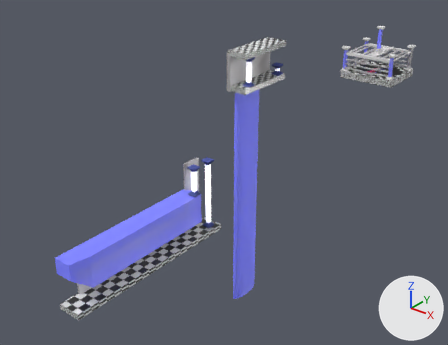
Before and after pictures for a commit that changed the Blender file original_assets/Art/3dModels/SlimeBossRing-StageInitial.blend.
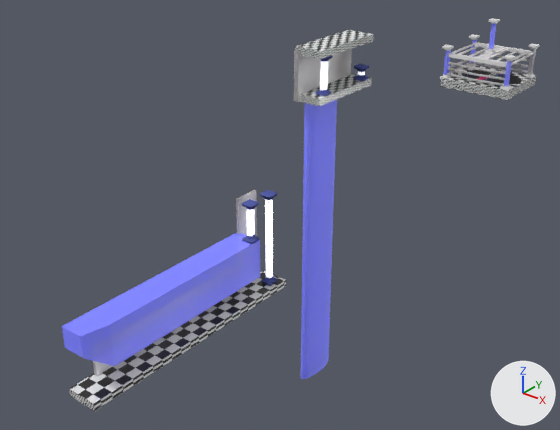
Old and new are each drawn whole from a 50 mm lens placed at (91.8, -165.3, 62.8), pointed at (-10.4, -37.6, -16.3) and again close up from a 50 mm lens placed at (84.3, -159.1, 57.3), pointed at (20.0, -78.7, 7.4). The lights are fixed; the arrows at lower right show +X, +Y and +Z. The older version's two pictures come first.

The scene before the commit, as lines of its bpy script (objects in view):
```python
me_cube_049 = bpy.data.meshes.new('Cube.049')
me_cube_049.from_pydata(...)  # a box spanning x -1.0..1.0, y -1.0..1.0, z -1.0..1.0
me_cube_049.materials.append(mat_pisorugoso_001)
me_cube_059 = bpy.data.meshes.new('Cube.059')
me_cube_059.from_pydata(...)  # 58 vertices, 52 faces; spans x -1.02..1.01, y -1.16..1.13, z -1.0..0.73
me_cube_059.materials.append(mat_pilar_002)
me_cube_064 = bpy.data.meshes.new('Cube.064')
me_cube_064.from_pydata(...)  # a box spanning x -1.0..1.0, y -1.0..1.0, z -1.0..1.0
me_cube_064.polygons.foreach_set('use_smooth', [True] * 6)
me_cube_064.materials.append(mat_pilarborder)
ob_cube_037 = bpy.data.objects.new('Cube.037', me_cube_049)
ob_cube_037.location = (-0.2, -36.4, 21.9)
ob_cube_037.scale = (2.97, 8.9, 0.725)
ob_cube_054 = bpy.data.objects.new('Cube.054', me_cube_064)
ob_cube_054.parent = ob_pilar_004
ob_cube_054.matrix_parent_inverse = Matrix(((1.964, 0.25, 0.0, -14.34), (-0.293, 2.295, 0.0, 19.46), (0.0, 0.0, 0.246, -0.819), (0.0, 0.0, 0.0, 1.0)))
ob_cube_054.location = (8.347, -2.183, -11.8)
ob_cube_054.scale = (0.85, 0.85, 0.25)
ob_pilar_004 = bpy.data.objects.new('pilar.004', me_cube_059)
ob_pilar_004.location = (0.8, -63.2, -5.0)
ob_pilar_004.rotation_euler = (0.0, 0.0, 0.127)  # degrees (0, 0, 7.3)
ob_pilar_004.scale = (0.505, 0.432, 4.06)
# also in view: 'Cube' at (0.0, 36.7, -1.9); 'Cube.038' at (-0.2, -36.4, 12.9); 'Cube.044' at (-0.5, -78.9, -21.7); 'Cube.045' at (-0.7, -82.3, -13.3); 'Cube.055' at (-2.5, -36.8, 17.0)
```
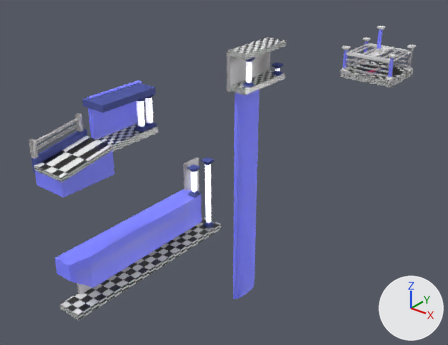
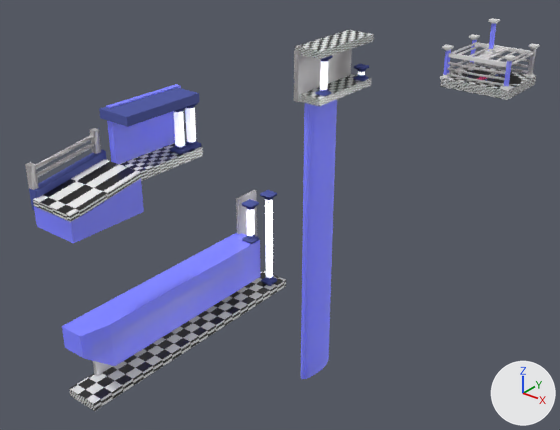
Not visible in the close-ups: 'Cylinder.052', 'Cylinder.053', 'Cylinder.057'.

What differs and where, as boxes (x1, y1, x2, y2) in the close-ups (560 x 430 px):
'Cube.063', added
    after: (33, 159, 141, 222)
'Cube.062', added (blue)
    after: (34, 178, 144, 243)
'Cube.046', added (blue)
    after: (106, 84, 181, 164)
'Cube.061', added (blue)
    after: (99, 88, 200, 127)
'Cube.057', added
    after: (120, 142, 203, 181)
'Cube.064', added (blue)
    after: (29, 149, 107, 210)
'pilar.006', added
    after: (174, 111, 185, 147)
'pilar.005', added
    after: (185, 108, 196, 143)
'Cylinder.055', added
    after: (37, 143, 94, 178)
'Cylinder.056', added
    after: (35, 135, 93, 169)
'Cube.065', added
    after: (25, 162, 39, 190)
'Cube.066', added
    after: (90, 128, 101, 154)
'Cube.069', added
    after: (170, 147, 191, 155)
'Cube.060', added
    after: (186, 143, 202, 150)
'Cube.059', added
    after: (185, 142, 200, 147)
'Cube.068', added
    after: (173, 146, 188, 151)
'Cylinder.059', added
    after: (175, 145, 186, 149)
'Cylinder.054', added
    after: (187, 140, 197, 144)
'Cube.067', added
    after: (177, 107, 186, 111)
'Cube.058', added
    after: (188, 103, 198, 107)

Patch to the scene script:
```diff
--- a/original_assets/Art/3dModels/SlimeBossRing-StageInitial.blend.py
+++ b/original_assets/Art/3dModels/SlimeBossRing-StageInitial.blend.py
@@ ob_cube_069 @@
+ob_cube_069 = bpy.data.objects.new('Cube.069', me_cube_064.copy())  # the mesh of ob_cube_054
+ob_cube_069.parent = ob_pilar_006
+ob_cube_069.location = (8.249, -7.458, -0.775)
+ob_cube_069.scale = (1.1, 1.1, 0.265)
@@ ob_pilar_006 @@
+ob_pilar_006 = bpy.data.objects.new('pilar.006', me_cube_059.copy())  # the mesh of ob_pilar_004
+ob_pilar_006.location = (1.4, -80.2, 17.8)
+ob_pilar_006.rotation_euler = (0.0, 0.0, 0.127)  # degrees (0, 0, 7.3)
+ob_pilar_006.scale = (0.505, 0.432, 4.06)
@@ ob_cube_068 @@
+ob_cube_068 = bpy.data.objects.new('Cube.068', me_cube_064.copy())  # the mesh of ob_cube_054
+ob_cube_068.parent = ob_pilar_006
+ob_cube_068.location = (8.331, -7.452, -0.57)
+ob_cube_068.scale = (0.85, 0.85, 0.25)
@@ ob_cube_067 @@
+ob_cube_067 = bpy.data.objects.new('Cube.067', me_cube_064.copy())  # the mesh of ob_cube_054
+ob_cube_067.parent = ob_pilar_006
+ob_cube_067.location = (8.331, -7.452, 6.187)
+ob_cube_067.rotation_euler = (0.0, 0.0, 3.142)  # degrees (0, 0, 180)
+ob_cube_067.scale = (0.85, 0.85, -0.233)
@@ ob_cylinder_059 @@
+ob_cylinder_059 = bpy.data.objects.new('Cylinder.059', me_cylinder_051.copy())  # the mesh of ob_cylinder_051
+ob_cylinder_059.parent = ob_pilar_006
+ob_cylinder_059.location = (8.25, -7.39, -0.207)
+ob_cylinder_059.scale = (0.814, 0.814, 0.128)
@@ ob_cylinder_057 @@
+ob_cylinder_057 = bpy.data.objects.new('Cylinder.057', me_cylinder_051.copy())  # the mesh of ob_cylinder_051
+ob_cylinder_057.parent = ob_pilar_006
+ob_cylinder_057.location = (8.25, -7.39, 5.67)
+ob_cylinder_057.rotation_euler = (0.0, 0.0, 3.142)  # degrees (0, 0, 180)
+ob_cylinder_057.scale = (0.755, 0.725, -0.106)
@@ ob_cube_066 @@
+ob_cube_066 = bpy.data.objects.new('Cube.066', me_cube_068.copy())  # the mesh of ob_cube_043
+ob_cube_066.location = (-4.4, -91.8, 17.1)
+ob_cube_066.scale = (0.506, 0.444, 1.79)
@@ ob_cube_065 @@
+ob_cube_065 = bpy.data.objects.new('Cube.065', me_cube_068.copy())  # the mesh of ob_cube_043
+ob_cube_065.location = (-4.4, -103.1, 15.3)
+ob_cube_065.scale = (0.506, 0.444, 1.79)
@@ ob_cube_064 @@
+ob_cube_064 = bpy.data.objects.new('Cube.064', me_cube_071)  # 13 vertices, 9 faces; spans x -1.0..1.0, y -1.0..1.0, z -1.0..1.0
+ob_cube_064.location = (-4.2, -97.2, 12.8)
+ob_cube_064.scale = (-0.709, 6.38, 2.68)
@@ ob_cube_063 @@
+ob_cube_063 = bpy.data.objects.new('Cube.063', me_cube_070)  # 26 vertices, 24 faces; spans x -1.0..1.0, y -1.0..1.0, z -4.88..1.0
+ob_cube_063.location = (0.3, -97.6, 13.8)
+ob_cube_063.scale = (4.07, 6.38, 0.538)
@@ ob_cube_062 @@
+ob_cube_062 = bpy.data.objects.new('Cube.062', me_cube)  # 13 vertices, 9 faces; spans x -1.0..1.0, y -1.0..1.0, z -1.0..1.0
+ob_cube_062.location = (0.3, -97.6, 10.7)
+ob_cube_062.scale = (4.07, 6.38, 2.68)
@@ ob_cube_061 @@
+ob_cube_061 = bpy.data.objects.new('Cube.061', me_cube_069)  # a box spanning x -1.0..1.0, y -1.0..1.0, z -1.0..1.0
+ob_cube_061.location = (-0.2, -84.2, 21.6)
+ob_cube_061.scale = (2.97, 7.24, 0.725)
@@ ob_cube_060 @@
+ob_cube_060 = bpy.data.objects.new('Cube.060', me_cube_064.copy())  # the mesh of ob_cube_054
+ob_cube_060.parent = ob_pilar_005
+ob_cube_060.location = (8.249, -7.458, -0.775)
+ob_cube_060.scale = (1.1, 1.1, 0.265)
@@ ob_pilar_005 @@
+ob_pilar_005 = bpy.data.objects.new('pilar.005', me_cube_059.copy())  # the mesh of ob_pilar_004
+ob_pilar_005.location = (1.4, -77.7, 17.8)
+ob_pilar_005.rotation_euler = (0.0, 0.0, 0.127)  # degrees (0, 0, 7.3)
+ob_pilar_005.scale = (0.505, 0.432, 4.06)
@@ ob_cube_059 @@
+ob_cube_059 = bpy.data.objects.new('Cube.059', me_cube_064.copy())  # the mesh of ob_cube_054
+ob_cube_059.parent = ob_pilar_005
+ob_cube_059.location = (8.331, -7.452, -0.57)
+ob_cube_059.scale = (0.85, 0.85, 0.25)
@@ ob_cube_058 @@
+ob_cube_058 = bpy.data.objects.new('Cube.058', me_cube_064.copy())  # the mesh of ob_cube_054
+ob_cube_058.parent = ob_pilar_005
+ob_cube_058.location = (8.331, -7.452, 6.187)
+ob_cube_058.rotation_euler = (0.0, 0.0, 3.142)  # degrees (0, 0, 180)
+ob_cube_058.scale = (0.85, 0.85, -0.233)
@@ ob_cylinder_054 @@
+ob_cylinder_054 = bpy.data.objects.new('Cylinder.054', me_cylinder_051.copy())  # the mesh of ob_cylinder_051
+ob_cylinder_054.parent = ob_pilar_005
+ob_cylinder_054.location = (8.25, -7.39, -0.207)
+ob_cylinder_054.scale = (0.814, 0.814, 0.128)
@@ ob_cylinder_053 @@
+ob_cylinder_053 = bpy.data.objects.new('Cylinder.053', me_cylinder_051.copy())  # the mesh of ob_cylinder_051
+ob_cylinder_053.parent = ob_pilar_005
+ob_cylinder_053.location = (8.25, -7.39, 5.849)
+ob_cylinder_053.rotation_euler = (0.0, 0.0, 3.142)  # degrees (0, 0, 180)
+ob_cylinder_053.scale = (0.814, 0.814, -0.119)
@@ ob_cylinder_052 @@
+ob_cylinder_052 = bpy.data.objects.new('Cylinder.052', me_cylinder_051.copy())  # the mesh of ob_cylinder_051
+ob_cylinder_052.parent = ob_pilar_005
+ob_cylinder_052.location = (8.25, -7.39, 5.67)
+ob_cylinder_052.rotation_euler = (0.0, 0.0, 3.142)  # degrees (0, 0, 180)
+ob_cylinder_052.scale = (0.755, 0.725, -0.106)
@@ ob_cube_057 @@
+ob_cube_057 = bpy.data.objects.new('Cube.057', me_cube_043)  # a box spanning x -1.0..1.0, y -1.0..1.0, z -1.0..1.0
+ob_cube_057.location = (-0.2, -84.0, 12.7)
+ob_cube_057.scale = (2.97, 7.24, 0.725)
@@ ob_cube_046 @@
+ob_cube_046 = bpy.data.objects.new('Cube.046', me_cube_040)  # a box spanning x -1.0..1.0, y -1.0..1.0, z -1.0..1.0
+ob_cube_046.location = (-2.5, -83.2, 17.4)
+ob_cube_046.scale = (0.506, 7.08, 5.04)
@@ ob_cylinder_056 @@
+ob_cylinder_056 = bpy.data.objects.new('Cylinder.056', me_cylinder_056)  # 640 vertices, 130 faces; spans x 0.03..7.71, y -1.0..1.0, z -0.8..0.68
+ob_cylinder_056.location = (-4.6, -98.2, 18.3)
+ob_cylinder_056.rotation_euler = (1.571, 1.571, 0.0)  # degrees (90, 90, 0)
+ob_cylinder_056.scale = (0.32, 0.313, 7.75)
@@ ob_cylinder_055 @@
+ob_cylinder_055 = bpy.data.objects.new('Cylinder.055', me_cylinder_056.copy())
+ob_cylinder_055.location = (-4.6, -98.2, 17.0)
+ob_cylinder_055.rotation_euler = (1.571, 1.571, 0.0)  # degrees (90, 90, 0)
+ob_cylinder_055.scale = (0.32, 0.313, 7.75)
```
